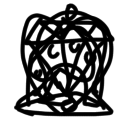
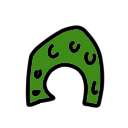
Revision of a layered 128x128 image; what changed, layer by layer:
hid "bell", painted on it over [14, 3, 114, 117]
hid "heart", painted on it over [20, 13, 114, 116]
hid "diamond", painted on it over [23, 16, 115, 98]
hid "spades" over [27, 16, 96, 107]
painted on "horsShoe" over [29, 29, 100, 107]
